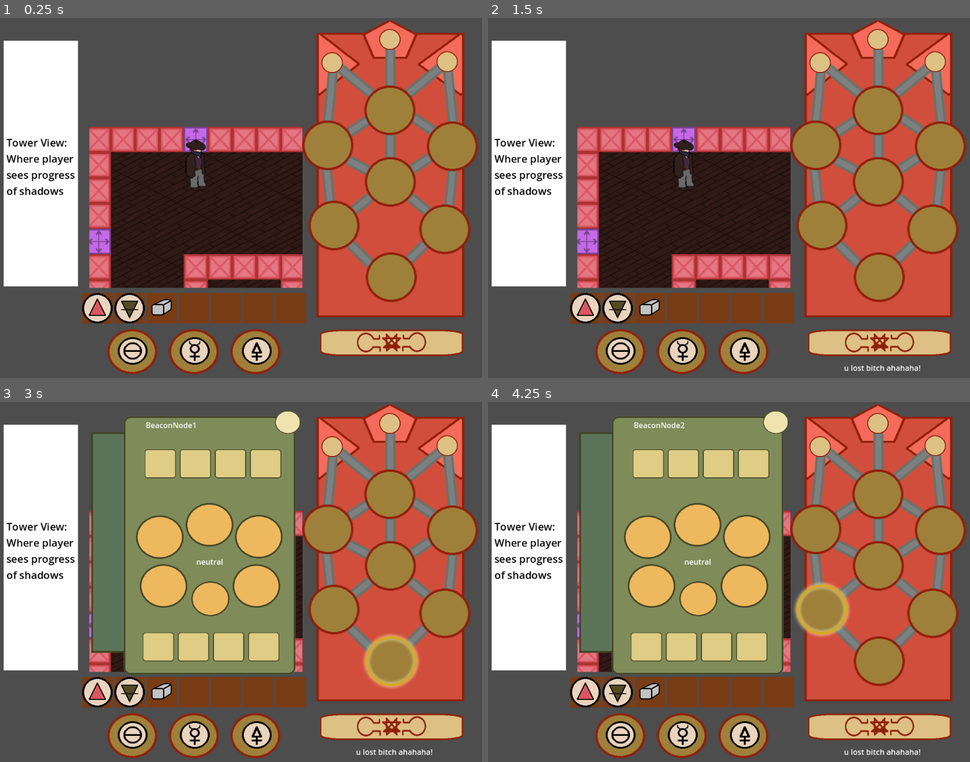
Above: before the commit, frames 1-4 (two rows, left to right).
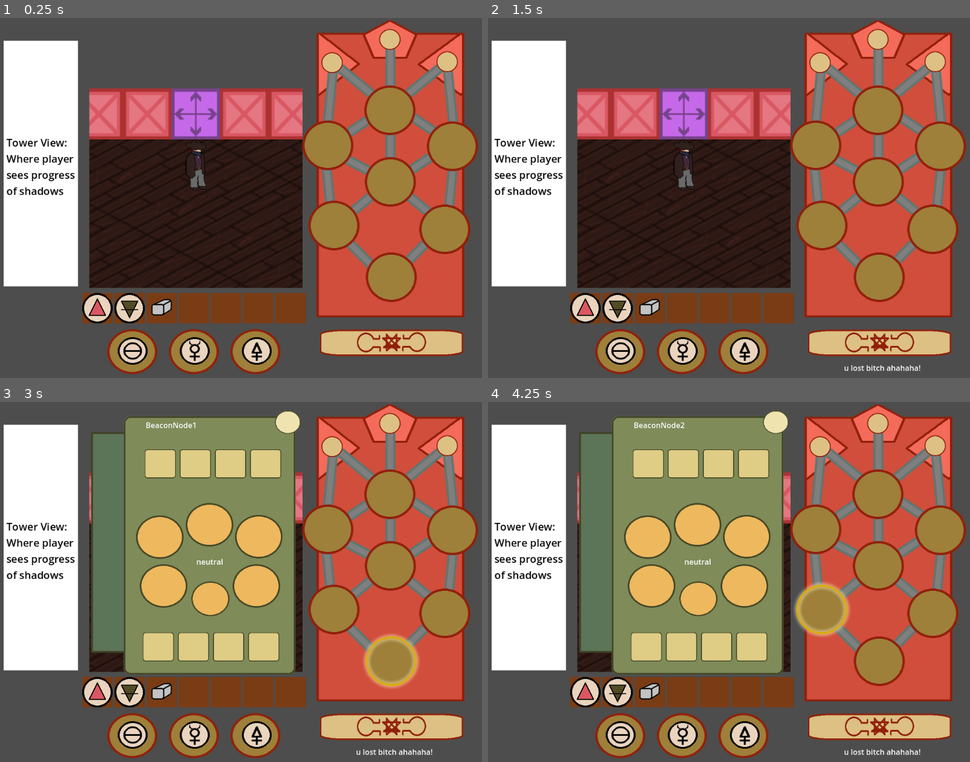
Above: after the commit, the same moments.

Repository: mccajd/Quintessential
Game: Godot game, scene res://Levels/beacon_puzzle_main.tscn
Two runs of this game, one before a commit and one after it. Both use one fixed random seed, a clock stepped at 60 frames per second and the inputs below. The engine's default icon, where the game draws it, is replaced by a stand-in: a white triangle on a blue panel in a dark square.
Inputs (mouse positions are in pixels of both pictures, inside the frame that each line leads up to):
- Up to frame 1 (0.25 s): no input
- Up to frame 2 (1.5 s): click (878, 342) at 0.5 s; click (878, 342) at 1.25 s
- Up to frame 3 (3 s): click (390, 726) at 2 s; tap Enter at 2.75 s; move the mouse to (390, 661) at 2.77 s; press the mouse at (390, 661) at 2.78 s
- Up to frame 4 (4.25 s): tap Space at 3.5 s; move the mouse to (820, 607) at 3.52 s; release the mouse at (820, 607) at 3.53 s; click (820, 607) at 3.6 s

The runs differ from the first frame. In frame 1, 11% of the frame differs, in the area x 18-63%, y 19-76%; in frame 2, 11%; in frame 3, 0.9%; in frame 4, 0.9%.

Commit message:
added an area2d to wanderer for more collision functionality

Diff:
--- a/Scenes/wanderer.tscn
+++ b/Scenes/wanderer.tscn
@@ -1,7 +1,10 @@
-[gd_scene load_steps=5 format=3 uid="uid://y3sjqg41jnlr"]
+[gd_scene load_steps=6 format=3 uid="uid://y3sjqg41jnlr"]
 
 [ext_resource type="Script" path="res://Scripts/player.gd" id="1_u8hjw"]
 [ext_resource type="Texture2D" uid="uid://bdx2diagow0r8" path="res://assets/wanderer_flat.png" id="2_4f2am"]
+
+[sub_resource type="RectangleShape2D" id="RectangleShape2D_4hiur"]
+size = Vector2(64, 64)
 
 [sub_resource type="SpriteFrames" id="SpriteFrames_7lci7"]
 animations = [{
@@ -18,14 +21,27 @@
 size = Vector2(64, 64)
 
 [node name="Wanderer" type="CharacterBody2D"]
+collision_layer = 2
+collision_mask = 6
 script = ExtResource("1_u8hjw")
+
+[node name="Area2D" type="Area2D" parent="."]
+collision_layer = 2
+collision_mask = 4
+
+[node name="CollisionShape2D" type="CollisionShape2D" parent="Area2D"]
+position = Vector2(2, 0)
+shape = SubResource("RectangleShape2D_4hiur")
 
 [node name="AnimatedSprite2D" type="AnimatedSprite2D" parent="."]
 texture_filter = 1
+scale = Vector2(0.5, 0.5)
 sprite_frames = SubResource("SpriteFrames_7lci7")
 
 [node name="CollisionShape2D" type="CollisionShape2D" parent="."]
-position = Vector2(2, 32)
+position = Vector2(2, 0)
 shape = SubResource("RectangleShape2D_panu3")
+debug_color = Color(0.990805, 0.0913518, 0, 0.42)
 
 [node name="Camera2D" type="Camera2D" parent="."]
+zoom = Vector2(2, 2)
